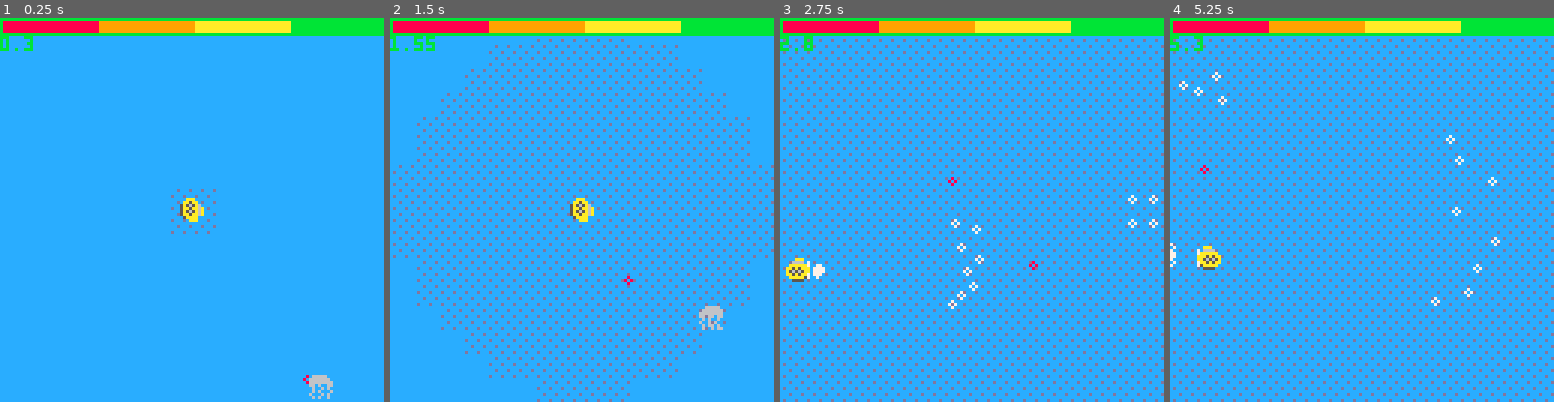
Above: before the commit, frames 1-4 (left to right).
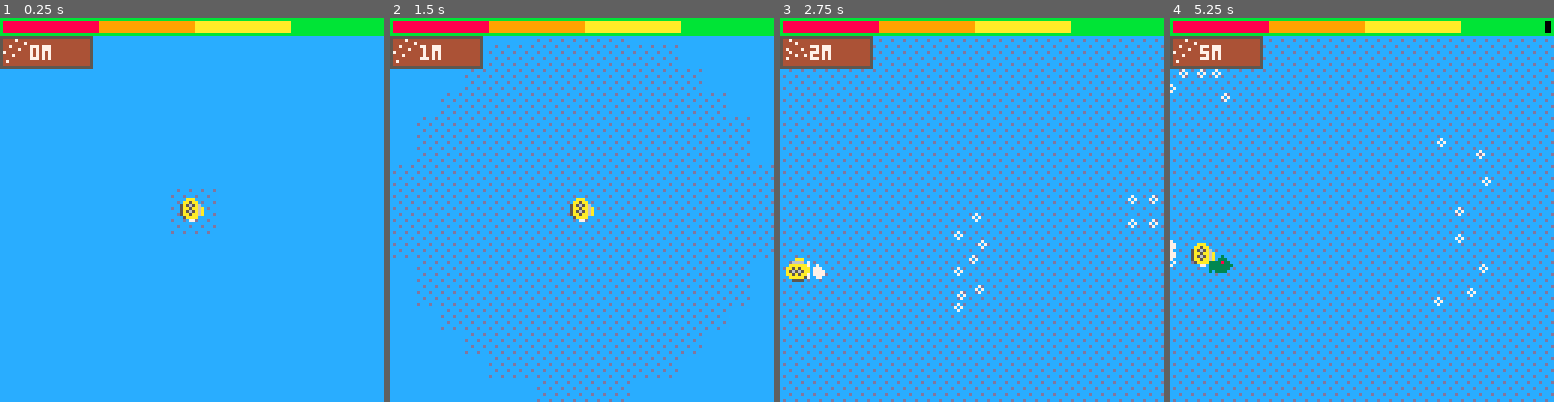
Above: after the commit, the same moments.

Repository: GraulierBrice/LudumDare48
Game: PICO-8 cartridge ludum-dare-48.p8
The game is run twice, just before and just after one commit, with the same random seed, the same clock (stepped at 60 frames per second) and the same inputs.
Inputs:
- Up to frame 1 (0.25 s): no input
- Up to frame 2 (1.5 s): tap X (X key) at 0.33, 1.07 s
- Up to frame 3 (2.75 s): hold Right 1.6-2.1 s; tap X (X key) at 1.85 s; hold Up 2.15-2.42 s; hold Right from 2.47 s (still down)
- Up to frame 4 (5.25 s): tap X (X key) at 2.97, 4.08, 5.2 s; release Right at 3.03 s; hold Left 3.08-3.58 s; hold Down 3.63-3.97 s; hold Right 4.02-4.68 s; hold Up 4.73-5.03 s; hold Left from 5.08 s (still down)

The runs differ from the first frame. In frame 1, 2.3% of the frame differs, in the area x 0-87%, y 4-100%; in frame 2, 2.4%; in frame 3, 2.5%; in frame 4, 3.2%, in the area x 0-100%, y 0-75%.

Commit message:
Update ludum-dare-48.p8

Diff:
--- a/ludum-dare-48.p8
+++ b/ludum-dare-48.p8
@@ -6,7 +6,6 @@
 	physics_start(1/60)
     --rigidbody(60, 96, 8, 0, 0.5, 0.5, nil, 10)
 	init_bullets(256)
-	add(enemies, spawn_bat(10,10))
 	spawn_player()
 end
 
@@ -25,11 +24,9 @@
 		--col_draw(colliders[i])
 	end
 	draw_bullets()
-	print(player.hp,0,0,7)
 	draw_enemies()
 	draw_player()
-	draw_health()
-	print(time())
+	draw_ui()
 end
 
 function draw_environment(z)
@@ -46,7 +43,7 @@
 --player
 
 function spawn_player()
-	player=rigidbody(64, 64, 2, 0.5, 4, 0.4, function(rb) rb.hp-=2 end , 1000)
+	player=rigidbody(64, 64, 2, 0.5, 4, 0.4, function(rb) rb.hp-=10-5000/(time()+500) end , 1000)
 	player.firerate=0.20
 	player.nextshoot=0
 	player.knockback=0.30
@@ -106,7 +103,7 @@
 
 
 
-function draw_health()
+function draw_ui()
 	local ratio = player.hp/1000
 	local width = max(1, 126*ratio)
 	if width > 96 then color(11)
@@ -121,6 +118,11 @@
 	if ratio < 1 then
 		rectfill(width,1, 126, 4, 0)
 	end
+	rect(0,6,30,16,5)
+	rectfill(1,7,29,15,4)
+	spr(player.weapon.func == machine_gun and 12 or 11,1,7)
+	color(7)
+	print(flr(time()).."m",10,9)
 end
 
 
@@ -205,8 +207,8 @@
 
 function machine_gun(dir)
 	local bspeed=vector(64,64)
-	bullet_straight(vec_add(player.pos, vector(player.radius*2*dir.y,player.radius*2*dir.x)), vec_mul(dir, bspeed), 7, 0, 3)
-	bullet_straight(vec_add(player.pos, vector(-player.radius*2*dir.y,-player.radius*2*dir.x)), vec_mul(dir, bspeed), 7, 0, 3)
+	bullet_straight(vec_add(player.pos, vector(player.radius*2*dir.y,player.radius*2*dir.x)), vec_mul(dir, bspeed), 7, 0, 30)
+	bullet_straight(vec_add(player.pos, vector(-player.radius*2*dir.y,-player.radius*2*dir.x)), vec_mul(dir, bspeed), 7, 0, 30)
 end
 
 function shot_gun(dir)
@@ -215,7 +217,7 @@
 	for i=1,n do
 		local s = (((rnd()-0.5) * 0.25) + 1) * bspeed
 		s = vector(s,s)
-		bullet_straight(vec_add(player.pos, vec_mul(dir, vector(player.radius,player.radius))), vec_mul(vec_norm(vec_add(dir, vector(((i-n/2)/n)*dir.y,((i-n/2)/n)*dir.x))), s), 7, 0, 8)
+		bullet_straight(vec_add(player.pos, vec_mul(dir, vector(player.radius,player.radius))), vec_mul(vec_norm(vec_add(dir, vector(((i-n/2)/n)*dir.y,((i-n/2)/n)*dir.x))), s), 7, 0, 80)
 	end
 end
 
@@ -225,7 +227,7 @@
 enemies = {}
 
 function spawn_bat()
-	local bat= rigidbody(rnd()*128, 128, 3, 0.5, 4, 0.4, nil, 10)
+	local bat= rigidbody(rnd()*120+4, 128, 3, 0.5, 4, 0.4, nil, 100-60000/(time()+600))
 	bat.sprites = {0,0,0,0,0,1,1,1,1,1}
 	bat.flag = 1
 	bat.frame = 0
@@ -240,9 +242,7 @@
 	if(time() > bat.reshoot) then
 		if(time() > bat.reshoot) then
 	if(time() > bat.reshoot) then
-		bullet_straight(bat.pos, vec_mul(vec_norm(vec_sub(player.pos, bat.pos)), vector(32,32)), 8, 1, 1)
-			bullet_straight(bat.pos, vec_mul(vec_norm(vec_sub(player.pos, bat.pos)), vector(32,32)), 8, 1, 1)
-		bullet_straight(bat.pos, vec_mul(vec_norm(vec_sub(player.pos, bat.pos)), vector(32,32)), 8, 1, 1)
+		bullet_straight(bat.pos, vec_mul(vec_norm(vec_sub(player.pos, bat.pos)), vector(32,32)), 8, 1, 10-500/(time()+50))
 		bat.reshoot = time()+2
 	end
 		end
@@ -255,7 +255,7 @@
 end
 
 function spawn_spider()
-	local spider= rigidbody(30,30, 7, 0.5, 4, 0.4, nil, 30)
+	local spider= rigidbody(rnd()*120+4,rnd()*120+4, 7, 0.5, 4, 0.4, nil, 300-60000/(time()+200))
 	spider.sprites = {2,3,4,5}
 	spider.flag = 1
 	spider.reshoot = time()
@@ -268,7 +268,7 @@
 	if(time() > spider.reshoot) then
 	local n = 24
 		for i=1,n do
-			bullet_straight(spider.pos, vec_mul(vector(cos(i/n),sin(i/n)),vector(32,32)), 8, 1, 1)
+			bullet_straight(spider.pos, vec_mul(vector(cos(i/n),sin(i/n)),vector(32,32)), 8, 1, 30-1500/(time()+50))
 		end
 	spider.reshoot = time() + 5
 	end
@@ -282,7 +282,7 @@
 end
 
 function spawn_fish(x,y)
-	local fish = rigidbody(x,y,3, 0.5, 4, 0.4, nil, 10)
+	local fish = rigidbody(x,y,3, 0.5, 4, 0.4, nil, 100-60000/(time()+600))
 	fish.sprites={6,6,6}
 	fish.flag = 1
 	fish.frame = 0
@@ -304,6 +304,17 @@
 	for i=1,#enemies do
 		enemies[i].update(enemies[i])
 		rb_update(enemies[i])
+	end
+	if #enemies<10 then
+		if rnd()*200>200-(time()/200) then
+			add(enemies,spawn_spider())
+		end
+		if rnd()*100>100-(time()/50) then
+			add(enemies, spawn_bat())
+		end
+		if rnd()*100>100-(time()/50) then
+			add(enemies, spawn_fish(0,rnd(128)))
+		end
 	end
 end
 
@@ -497,7 +508,7 @@
 06060060060060609090000000900000099999090099990933333333a56565a7a56565aa5a565a6a5a565a6a0070000070000000000000000000000000000000
 60060600060600069090000000900000990990990909909933333330aa5a5aa0aa5a5aa75aa5aa6a5aa5aa6a0000700700070000000000000000000000000000
 060660606000606090090099900900999000999990009999303333000aaaaa500aaaaa5705aaaa0005aaaa000700000000000000000000000000000000000000
-060060660606006009009998999099989000000009900000000000000055550000555500000aaa00077aa7700000000007000000000000000000000000000000
+06006066060600600900999899909998900000000990000000000000005555000055550000077000077aa7700000000007000000000000000000000000000000
 ccccccccccccccccdcccdcccdcdcdcdcdddcdddcdddcdddcdddddddddddddddd1ddd1ddd1d1d1d1d111d111d111d111d11111111111111110111011101010101
 cccccccccccdcccdcdcdcdcdcdcdcdcdcdcdcdcdddddddddddddddddddd1ddd1d1d1d1d1d1d1d1d1d1d1d1d11111111111111111111011101010101010101010
 ccccccccccccccccccdcccdcdcdcdcdcdcdddcdddcdddcdddddddddddddddddddd1ddd1d1d1d1d1d1d111d111d111d1111111111111111111101110101010101
